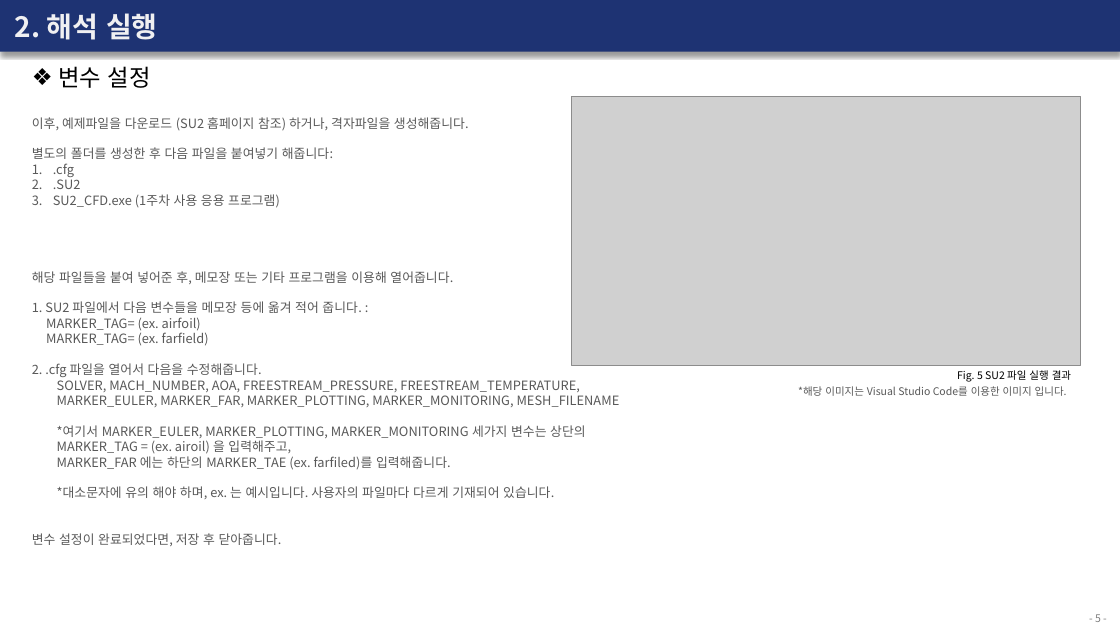
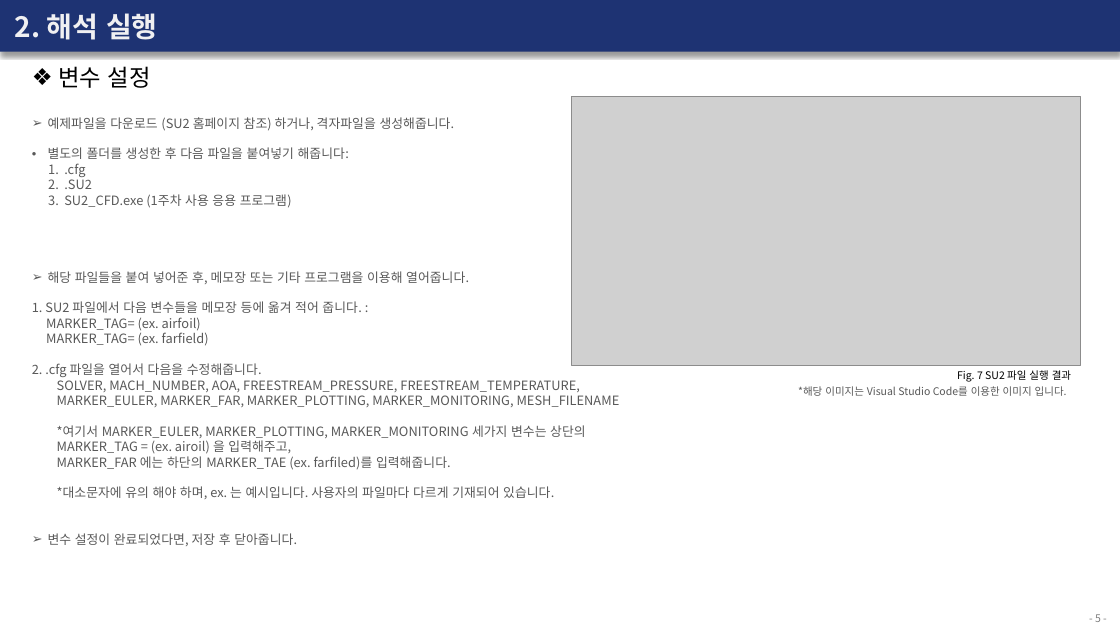
Before and after one commit to Bogeuns/17415009_BogeunSeo, a slide deck: slide 5 of Lecture/Week_1/Repoert_Week_1.pptx. Drawn at 1120x630 pixels with LibreOffice and Linux fonts; fonts in the diff are those of the drawing; grey boxes stand for pictures. Boxes give left, top, right and bottom in pixels: in the first picture for what was removed or moved away, otherwise in the second. Text is boxed around its words. In the diff, an @@ line names an element or a change of style, - is before the commit and + after.

```diff
--- a/Lecture/Week_1/Repoert_Week_1.pptx
+++ b/Lecture/Week_1/Repoert_Week_1.pptx
@@ text at [48, 117, 455, 131]: text changed @@
-이후, 예제파일을 다운로드 (SU2 홈페이지 참조) 하거나, 격자파일을 생성해줍니다.
+➢ 예제파일을 다운로드 (SU2 홈페이지 참조) 하거나, 격자파일을 생성해줍니다.
@@ text at [48, 147, 469, 546]: bullet none to •; indent changed; bullet none to ➢ @@
@@ text at [957, 370, 1071, 382]: text changed @@
-Fig. 5 SU2 파일 실행 결과
+Fig. 7 SU2 파일 실행 결과
```
Also in this commit, not shown: 10 other slides changed, 1 other file.
